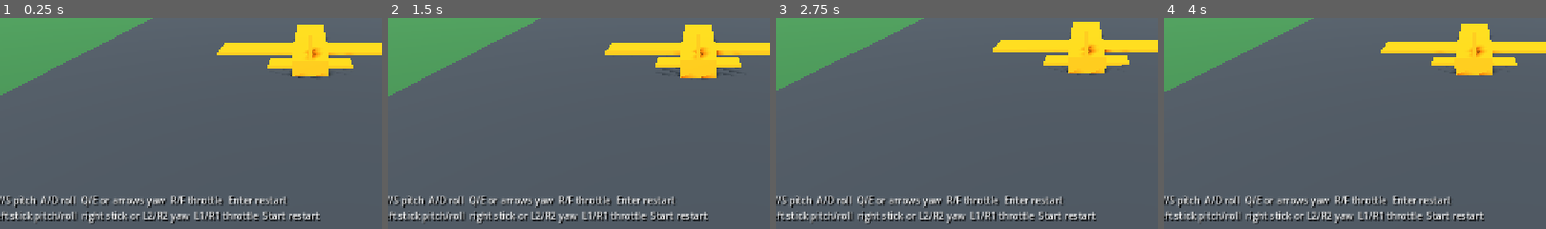
Above: before the commit, frames 1-4 (left to right).
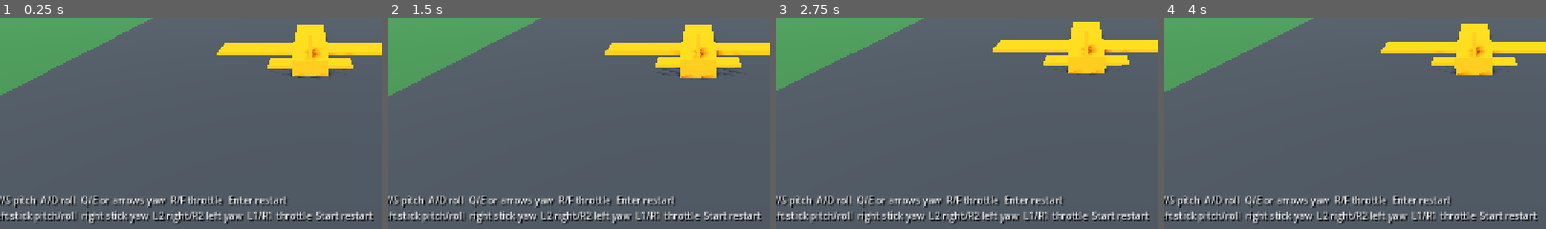
Above: after the commit, the same moments.

Repository: imanoliri/open-odyssey
Game: Godot game, scene res://scenes/main.tscn
Same seed, same stepped clock (60 frames per second), same inputs: the game is played once before the commit and once after it.
Inputs (mouse positions are % of the whole screen's width and height, from its top left):
- Up to frame 1 (0.25 s): no input
- Up to frame 2 (1.5 s): tap Enter (restart) at 0.5, 1.25 s; move the mouse to (72, 44) at 0.52 s; hold E (yaw_right) 0.53-1.25 s; click (72, 44) at 0.67 s; drag from (30, 54) to (45, 69) at 1.27 s
- Up to frame 3 (2.75 s): tap Enter (restart) at 2 s; move the mouse to (60, 27) at 2.02 s; hold E (yaw_right) from 2.03 s (still down)
- Up to frame 4 (4 s): release E (yaw_right) at 2.75 s; tap Enter (restart) at 2.75, 3.5 s; drag from (45, 69) to (20, 34) at 2.77 s; move the mouse to (80, 64) at 3.52 s; hold Q (yaw_left) from 3.53 s (still down)
The pictures show only the part of the screen within x 9-59%, y 50-100%; the shares and areas given below are measured in that part.

The runs differ from the first frame. In frame 1, 1.9% of the frame differs, in the area x 34-98%, y 91-98%; in frame 2, 1.9%; in frame 3, 1.9%; in frame 4, 1.9%.

Commit message:
Invert trigger yaw and reduce roll authority

Diff:
--- a/game/scenes/main.tscn
+++ b/game/scenes/main.tscn
@@ -168,4 +168,4 @@
 theme_override_constants/shadow_offset_x = 2
 theme_override_constants/shadow_offset_y = 2
 theme_override_font_sizes/font_size = 16
-text = "Keyboard: W/S pitch  A/D roll  Q/E or arrows yaw  R/F throttle  Enter restart\nGamepad: left stick pitch/roll  right stick or L2/R2 yaw  L1/R1 throttle  Start restart"
+text = "Keyboard: W/S pitch  A/D roll  Q/E or arrows yaw  R/F throttle  Enter restart\nGamepad: left stick pitch/roll  right stick yaw  L2 right/R2 left yaw  L1/R1 throttle  Start restart"
--- a/game/scripts/aircraft.gd
+++ b/game/scripts/aircraft.gd
@@ -17,7 +17,7 @@
 
 @export_category("Control torque")
 @export var pitch_torque_newton_metres := 9500.0
-@export var roll_torque_newton_metres := 6250.0
+@export var roll_torque_newton_metres := 4375.0
 @export var yaw_torque_newton_metres := 4500.0
 
 var throttle := 0.0
--- a/game/scripts/main.gd
+++ b/game/scripts/main.gd
@@ -22,8 +22,8 @@
 	_add_joy_axis_action("roll_right", JOY_AXIS_LEFT_X, -1.0)
 	_add_joy_axis_action("yaw_left", JOY_AXIS_RIGHT_X, -1.0)
 	_add_joy_axis_action("yaw_right", JOY_AXIS_RIGHT_X, 1.0)
-	_add_joy_axis_action("yaw_left", JOY_AXIS_TRIGGER_LEFT, 1.0)
-	_add_joy_axis_action("yaw_right", JOY_AXIS_TRIGGER_RIGHT, 1.0)
+	_add_joy_axis_action("yaw_right", JOY_AXIS_TRIGGER_LEFT, 1.0)
+	_add_joy_axis_action("yaw_left", JOY_AXIS_TRIGGER_RIGHT, 1.0)
 	_add_joy_button_action("throttle_down", JOY_BUTTON_LEFT_SHOULDER)
 	_add_joy_button_action("throttle_up", JOY_BUTTON_RIGHT_SHOULDER)
 	_add_joy_button_action("restart", JOY_BUTTON_START)
Not shown, changed: README.md
